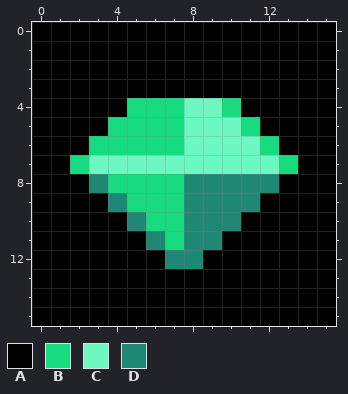
Pixel-art sprite, stored at data/images/tiles/spawners/2.png. The picture above is the old version.
The file is 16x16 pixels.
Palette (. is transparent): A #000000  B #16db7f  C #6df7c1  D #1e8875
Pixels before, first column x 0:
 0 AAAAAAAAAAAAAAAA
 1 AAAAAAAAAAAAAAAA
 2 AAAAAAAAAAAAAAAA
 3 AAAAAAAAAAAAAAAA
 4 AAAAABBBCCBAAAAA
 5 AAAABBBBCCCBAAAA
 6 AAABBBBBCCCCBAAA
 7 AABCCCCCCCCCCBAA
 8 AAADBBBBDDDDDAAA
 9 AAAADBBBDDDDAAAA
10 AAAAADBBDDDAAAAA
11 AAAAAADBDDAAAAAA
12 AAAAAAADDAAAAAAA
13 AAAAAAAAAAAAAAAA
14 AAAAAAAAAAAAAAAA
15 AAAAAAAAAAAAAAAA
After:
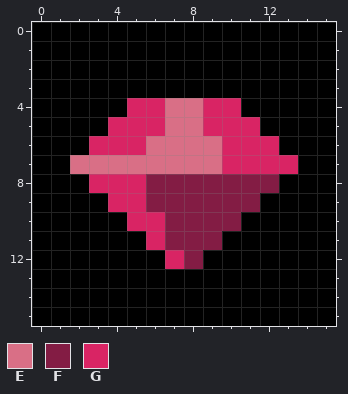
Colours new in this view: E #d96f86  F #831c44  G #d92464
Difference:
Changed rows in their new state; - is an unchanged pixel.
first column x 2:
 4 ---GGEEGG---
 5 --GGGEEGGG--
 6 -GGGEEEEGGG-
 7 EEEEEEEEGGGG
 8 -GGGFFFFFFF-
 9 --GGFFFFFF--
10 ---GGFFFF---
11 ----GFFF----
12 -----GF-----
